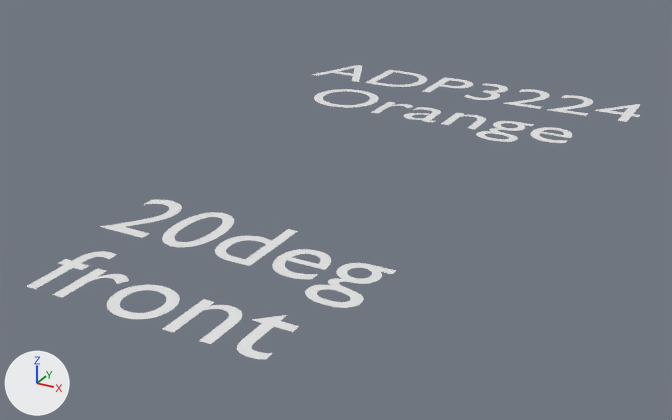
Before and after pictures for a commit that changed the Blender file parts/APD3224/APD3224.verif.blend.
Before and after are seen from a 50 mm camera at (1.106, -2.18, 0.923) aimed at (-0.032, -0.109, -0.112). The lights are fixed; the arrows at lower left show +X, +Y and +Z.

In view in the first picture: 'Text', 'Text.001', 'Text.002', 'Text.003'.
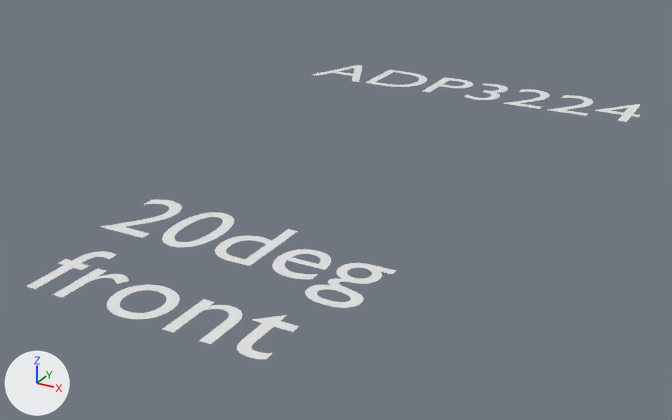
Location of each change, (x1, y1, x2, y2) in pixels of the pictures (672 x 420 px):
'Text', deleted
    before: (314, 89, 572, 143)

What the commit changed:
Object 'Text' (ob_text) is deleted.
